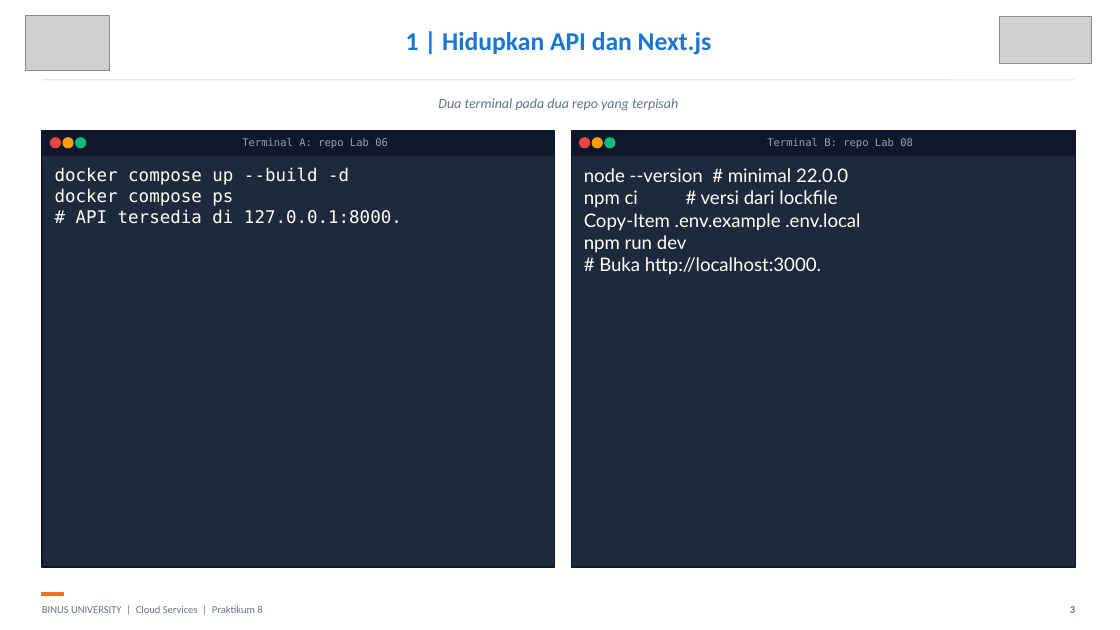
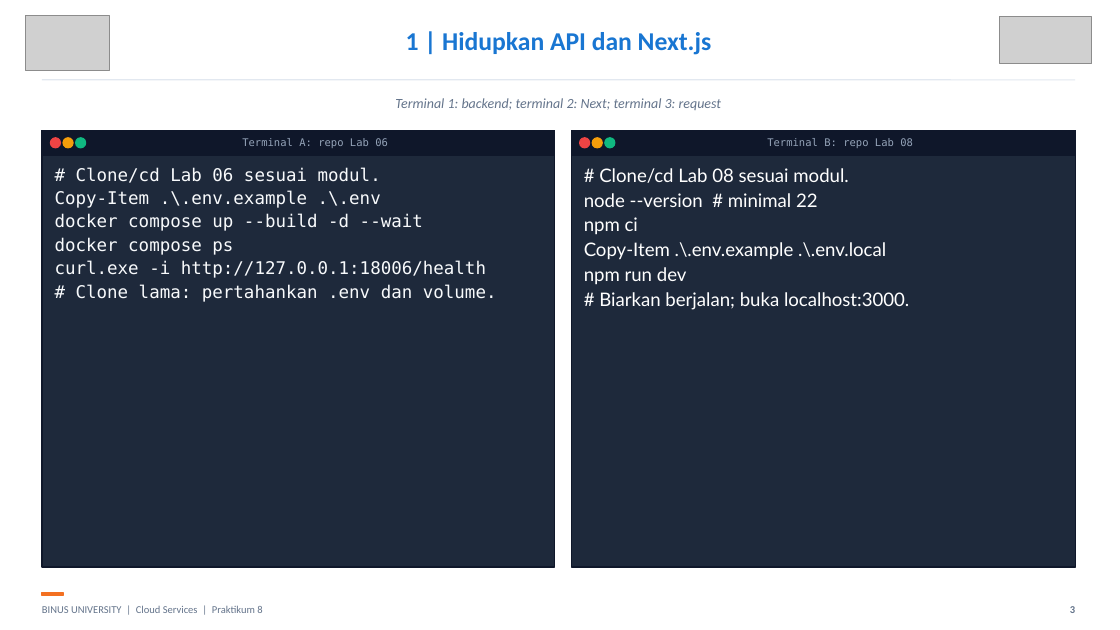
Before and after one commit to SeedFlora/meet8CloudService, a slide deck: slide 3 of slides/LAB08_Cloud_Notes_Nextjs_Bukti_Live.pptx. Drawn at 1120x630 pixels with LibreOffice and Linux fonts; fonts in the diff are those of the drawing; grey boxes stand for pictures. Boxes give left, top, right and bottom in pixels: in the first picture for what was removed or moved away, otherwise in the second. Text is boxed around its words. In the diff, an @@ line names an element or a change of style, - is before the commit and + after.

Commit message:
Simplify local Lab 08 teaching flow and correct examples

```diff
--- a/slides/LAB08_Cloud_Notes_Nextjs_Bukti_Live.pptx
+++ b/slides/LAB08_Cloud_Notes_Nextjs_Bukti_Live.pptx
@@ text at bbox=[395, 98, 721, 110]: text changed @@
-Dua terminal pada dua repo yang terpisah
+Terminal 1: backend; terminal 2: Next; terminal 3: request
@@ text at bbox=[55, 167, 497, 302]: text changed; text colour #FFFFFF to #F8FAFC @@
-docker compose up --build -d
-docker compose ps
-# API tersedia di 127.0.0.1:8000.
+# Clone/cd Lab 06 sesuai modul.
+Copy-Item .\.env.example .\.env
+docker compose up --build -d --wait
+docker compose ps
+curl.exe -i http://127.0.0.1:18006/health
+# Clone lama: pertahankan .env dan volume.
@@ text at bbox=[584, 168, 909, 310]: text changed @@
-node --version # minimal 22.0.0
-npm ci # versi dari lockfile
-Copy-Item .env.example .env.local
-npm run dev
-# Buka http://localhost:3000.
+# Clone/cd Lab 08 sesuai modul.
+node --version # minimal 22
+npm ci
+Copy-Item .\.env.example .\.env.local
+npm run dev
+# Biarkan berjalan; buka localhost:3000.
```
Also in this commit, not shown: 2 other slides changed, 5 other files.
